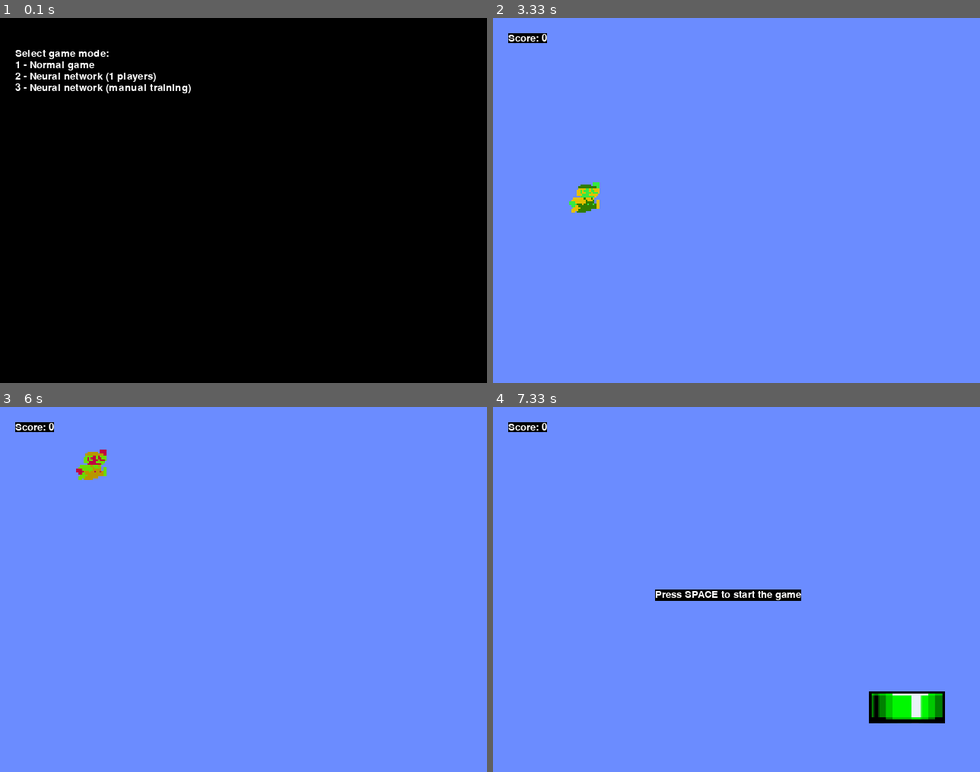
Above: before the commit, frames 1-4 (two rows, left to right).
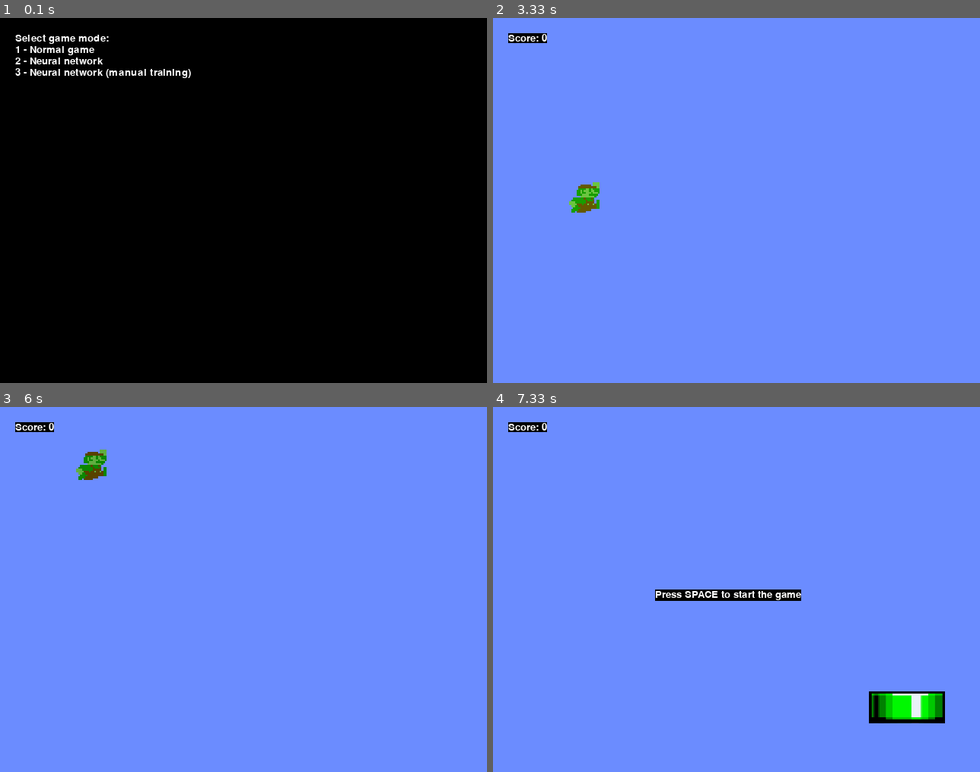
Above: after the commit, the same moments.

Repository: ilya138/pygame_neural
Game: pygame game, started from main.py
Two runs of this game, one before a commit and one after it. Both use one fixed random seed, a clock stepped at 60 frames per second and the inputs below.
Inputs:
- Up to frame 1 (0.1 s): no input
- Up to frame 2 (3.33 s): tap 1 at 0.33 s; hold Up 0.67-1.13 s; hold Up 1.17-1.53 s; tap Space at 1.57, 2.97 s; hold Up 1.9-2.2 s; hold Up 2.23-2.6 s; hold Up 2.63-2.93 s; hold Up from 3.3 s (still down)
- Up to frame 3 (6 s): release Up at 3.67 s; hold Up 3.7-4 s; tap Space at 5.9 s
- Up to frame 4 (7.33 s): hold Up 6.23-6.53 s; hold Up 6.57-6.93 s; hold Up 6.97-7.27 s

The runs differ from the first frame. In frame 1, 1.8% of the frame differs, in the area x 3-40%, y 4-21%; in frame 2, 0.4%; in frame 3, 0.4%; in frame 4, nothing differs.

Commit message:
Manual training mode

Diff:
--- a/gamecore.py
+++ b/gamecore.py
@@ -27,7 +27,7 @@
 PLAYER_SIZE = 40
 PLAYER_JUMP_VELOCITY = 5
 PLAYER_GRAVITY = 0.98
-PLAYER_COLOR_OFFSET = 1000
+PLAYER_COLOR_OFFSET = 100
 
 # Game
 MODE_STANDARD = 'standard' # Standard game,
@@ -163,6 +163,7 @@
     clock = pygame.time.Clock()
     pygame.init()
     scene = pygame.display.set_mode(WINSIZE)
+    frameCount = 0
 
     font = pygame.font.SysFont(pygame.font.get_default_font(), 20)
 
@@ -188,6 +189,7 @@
         self.scene.fill(COLOR_BACKGROUND)
 
     def controls(self):
+        actionsDone = []
         for e in pygame.event.get():
             if e.type == KEYDOWN:
                 if e.key == K_ESCAPE:
@@ -196,8 +198,10 @@
                 elif e.key == K_UP:
                     for player in self.players:
                         player.jump()
+                        actionsDone.append("JUMP")
                 elif e.key == K_SPACE and not self.started:
                     self.start()
+                    actionsDone.append("START")
                 elif self.mode == None:
                     if e.key == K_1:
                         self.mode = MODE_STANDARD
@@ -206,6 +210,8 @@
                     elif e.key == K_3:
                         self.mode = MODE_NEURALMT
 
+        return actionsDone
+
     def drawScore(self):
         self.maxScore = max(player.score for player in self.players)
         self.drawTextMessage("Score: {}".format(self.maxScore), 20, 20)
@@ -215,10 +221,10 @@
 
     def drawModeSelection(self):
         self.scene.fill(COLOR_BLACK)
-        self.drawTextMessage("Select game mode:", 20, 40)
-        self.drawTextMessage("1 - Normal game", 20, 55)
-        self.drawTextMessage("2 - Neural network ({} players)".format(self.numberOfPlayers), 20, 70)
-        self.drawTextMessage("3 - Neural network (manual training)", 20, 85)
+        self.drawTextMessage("Select game mode:", 20, 20)
+        self.drawTextMessage("1 - Normal game", 20, 35)
+        self.drawTextMessage("2 - Neural network", 20, 50)
+        self.drawTextMessage("3 - Neural network (manual training)", 20, 65)
 
     def drawTextMessage(self, message, x, y, color=COLOR_WHITE, size=20):
         text = self.font.render(message, True, color, size)
@@ -241,7 +247,7 @@
         for pipeLine in self.pipeLines:
             pipeLine.tick(self.scene, self.pipeSpeed)
 
-            if not pipeLine.passed and pipeLine.x < PLAYER_START_X:
+            if not pipeLine.passed and pipeLine.x + PIPE_WIDTH < PLAYER_START_X:
                 pipeLine.passed = True
                 if len(self.pipeLines) == 1:
                     # The player has passed the pipe. Let's generate a new one
@@ -268,3 +274,4 @@
             self.started = False
 
         self.clock.tick(FPS)
+        self.frameCount += 1
--- a/main.py
+++ b/main.py
@@ -8,7 +8,7 @@
 
 GA_NUMBER_OF_PLAYERS = 5
 MT_TRAINING_DATA_FRAMERATE = 10
-MT_PIPES_TO_LEARN = 10
+MT_PIPES_TO_LEARN = 5
 JUMP_DECISION_RATE = 0.6
 
 def GeneticAlgorithm_Initialize(game):
@@ -19,7 +19,7 @@
 
     # initialize neural network for each player
     for player in game.players:
-        setattr(player, 'neural', neural.NeuralNetwork())
+        setattr(player, 'neural', neural.NeuralNetwork(fillInitialData=True))
 
 def GeneticAlgorithm_tick(game):
     neuralJump(game)
@@ -37,17 +37,31 @@
         setattr(player, 'neural', neural.NeuralNetwork())
         setattr(player, 'learning', True)
 
-def ManualTraining_tick(game):
+def ManualTraining_tick(game, actionsDone):
     neuralJump(game)
+
+    pipePos = getNextPipePositions(game)
+    for player in game.players:
+        if player.learning:
+
+            input = getNeuralInput(player, pipePos)
+            if  "JUMP" in actionsDone:
+                player.neural.addTrainingDataElement(input, [1])
+            elif game.frameCount % MT_TRAINING_DATA_FRAMERATE == 0:
+                player.neural.addTrainingDataElement(input, [0])
+
+            if player.score == MT_PIPES_TO_LEARN:
+                player.learning = False
+                player.neural.train()
 
 def getNeuralInput(player, params):
 
     # The distance between player's y-axis coordinate and the middle of pipe's gap.
-    input_gap = abs(params.gap - player.pos.y)
+    input_gap = params["gap"] - player.pos.y
     # The distance between player's x-axis coordinate and the pipe center.
-    input_pos = abs(params.pos - player.sprite.x)
+    input_pos = abs(params["pos"] - player.pos.x)
 
-    neural_input = np.array([[input_gap]])
+    neural_input = [input_gap, input_pos]
     return neural_input
 
 def getNextPipePositions(game):
@@ -55,17 +69,18 @@
     for pipe in game.pipeLines:
         if not pipe.passed:
             gap = pipe.gap_pos_y + pipe.gap_size // 2 # The y-axis coordinate of the middle of pipe's gap.
-            pos = pipe.x + core.PIPE_WIDTH // 2 # The x-axis coordinate the pipe center.
+            pos = pipe.x + core.PIPE_WIDTH // 2 # The x-axis coordinate of the pipe center.
     return {"gap":gap, "pos":pos}
 
 def neuralJump(game):
     pipePos = getNextPipePositions(game)
 
     for player in game.players:
-        if player.dead:
+
+        if player.dead or not hasattr(player, "neural"):
             continue
 
-        if hasattr(player, "learning") and player.leraning:
+        if hasattr(player, "learning") and player.learning:
             continue
 
         neural_input = getNeuralInput(player, pipePos)
@@ -84,6 +99,9 @@
         game.controls()
         game.clock.tick(10)
 
+    if game.mode == core.MODE_NEURALGA:
+        game.numberOfPlayers = GA_NUMBER_OF_PLAYERS
+
     game.start()
 
     if game.mode == core.MODE_NEURALGA:
@@ -99,19 +117,28 @@
         game.displayUpdate()
 
         # Handle key presses
-        game.controls()
+        actionsDone = game.controls()
+
+        if "START" in actionsDone:
+            if game.mode == core.MODE_NEURALGA:
+                GeneticAlgorithm_Initialize(game)
+            elif game.mode == core.MODE_NEURALMT:
+                ManualTraining_Initialize(game)
+            elif game.mode == core.MODE_STANDARD:
+                pass
 
         if game.started:
 
             if game.mode == core.MODE_NEURALGA:
                 GeneticAlgorithm_tick(game)
             elif game.mode == core.MODE_NEURALMT:
-                ManualTraining_tick(game)
+                ManualTraining_tick(game, actionsDone)
             elif game.mode == core.MODE_STANDARD:
                 pass
 
             game.tick()
             game.drawScore()
 
+
 if __name__ == "__main__":
     main()
--- a/neural.py
+++ b/neural.py
@@ -7,28 +7,37 @@
 
 class NeuralNetwork():
 
-    initial_target_data = None
-    initial_training_data = None
+    target_data = []
+    training_data = []
 
-    def __init__(self):
+    def __init__(self, fillInitialData=False):
 
         self.model = Sequential([
-            Dense(1, input_dim=1, activation='relu'),
-            Dense(10, activation='sigmoid', use_bias=False),
+            Dense(10, input_dim=2, activation='sigmoid'),
             Dense(1)
         ])
 
         self.model.compile(loss='mse', optimizer='adam', metrics=['mae'])
 
-        random.seed()
-        # Generate random initial training data for particular class element
-        # and train the network with it.
-        input_data = [[random.randint(0, 300)] for i in range(INITIAL_TRAINING_DATA_SIZE)]
-        self.initial_training_data = np.array(input_data, "int")
-        output_data = [[random.random()] for i in range(INITIAL_TRAINING_DATA_SIZE)]
-        self.initial_target_data = np.array(output_data, "float32")
+        if fillInitialData:
+            random.seed()
+            # Generate random initial training data for particular class element
+            # and train the network with it.
+            input_data = [[random.randint(0, 400)-200, random.randint(0, 600)] for i in range(INITIAL_TRAINING_DATA_SIZE)]
+            self.training_data = np.array(input_data, "int")
+            output_data = [[random.random()] for i in range(INITIAL_TRAINING_DATA_SIZE)]
+            self.target_data = np.array(output_data, "float32")
 
-        self.model.fit(self.initial_training_data, self.initial_target_data, epochs=100, verbose=0)
+            self.train()
+
+    def train(self, epochs=100):
+        inputData = np.array(self.training_data)
+        outputData = np.array(self.target_data)
+        self.model.fit(inputData, outputData, epochs=epochs, verbose=0)
 
     def predict(self, input):
-        return self.model.predict(input)[0][0]
+        return self.model.predict(np.array([input]))[0][0]
+
+    def addTrainingDataElement(self, inputData, outputData):
+        self.training_data.append(inputData)
+        self.target_data.append(outputData)
